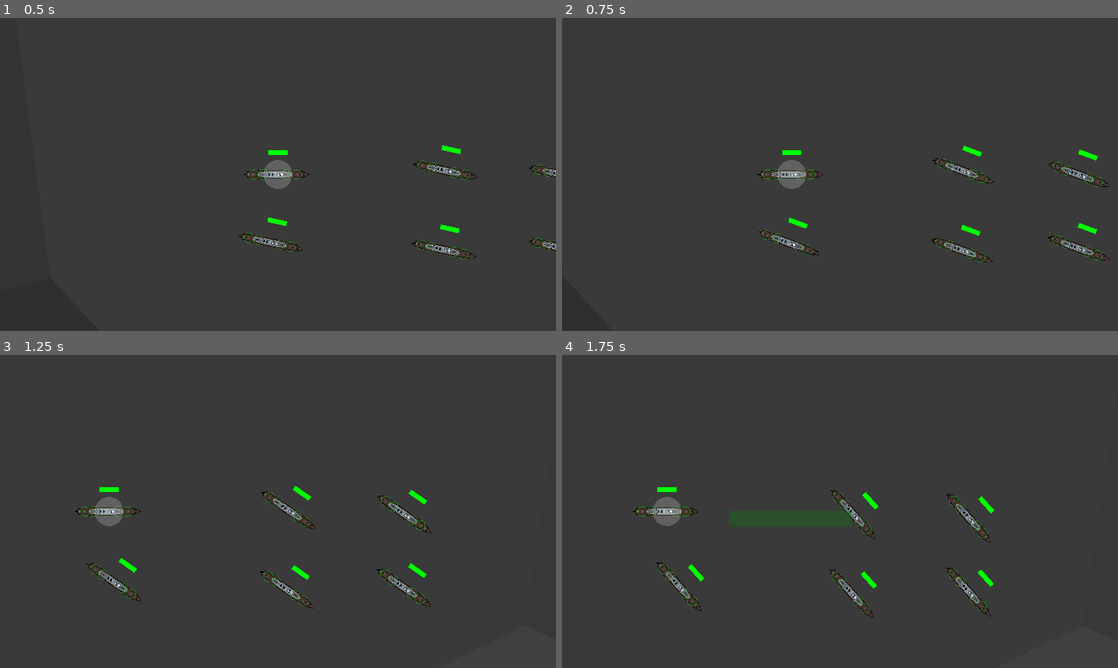
Above: before the commit, frames 1-4 (two rows, left to right).
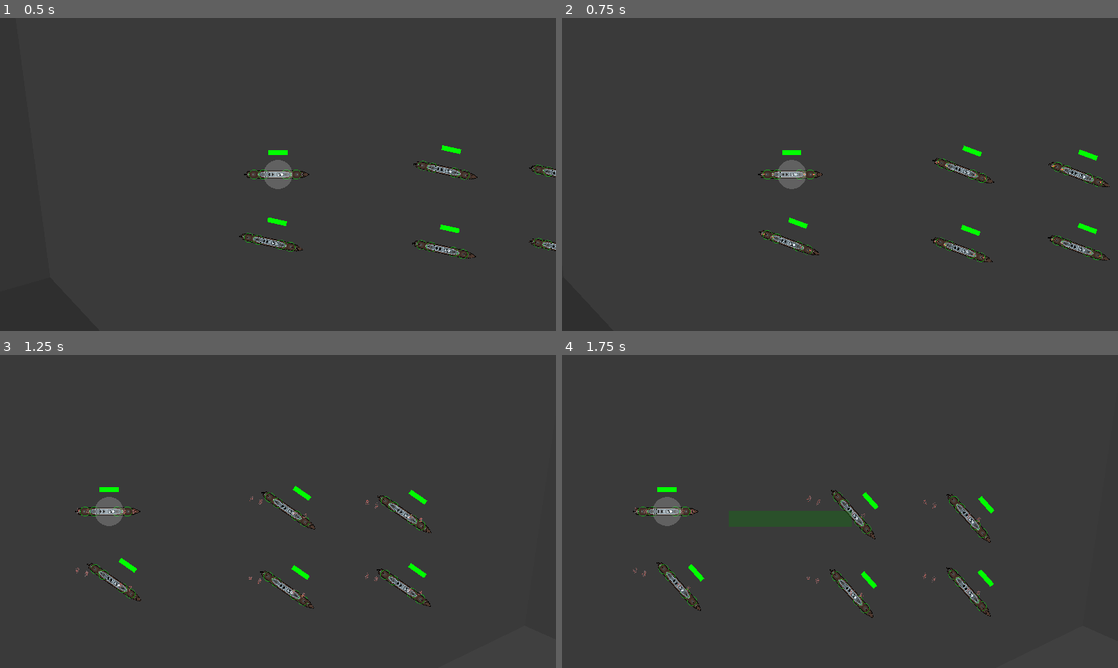
Above: after the commit, the same moments.

Repository: ObfuscatedOwl/bote-game
Game: Godot game, scene res://scenes/testScene.tscn
Two runs of this game, one before a commit and one after it. Both use one fixed random seed, a clock stepped at 60 frames per second and the inputs below.
Inputs (mouse positions are in pixels of both pictures, inside the frame that each line leads up to):
- Up to frame 1 (0.5 s): no input
- Up to frame 2 (0.75 s): tap Enter (runRotor) at 0.5 s; move the mouse to (962, 158) at 0.52 s; hold Right (ui_right) from 0.53 s (still down); tap A (A) at 0.6 s; click (962, 158) at 0.67 s
- Up to frame 3 (1.25 s): keep holding Right (ui_right); tap D (D) at 0.8 s
- Up to frame 4 (1.75 s): release Right (ui_right) at 1.25 s; drag from (728, 527) to (851, 511) at 1.27 s

Frame 1 is identical in both runs. In frame 2, less than 0.1% of the frame differs, in the area x 35-98%, y 45-77%; in frame 3, 0.1%; in frame 4, 0.1%, in the area x 12-76%, y 44-78%.

Commit message:
Targeting Revamp Complete
Should now work completely - yay! Will now push to main (if still unstable, will continue to edit on this branch)

Diff:
--- a/bote game/scenes/bote.tscn
+++ b/bote game/scenes/bote.tscn
@@ -1,7 +1,7 @@
 [gd_scene load_steps=6 format=3 uid="uid://82s0k7lpx1un"]
 
 [ext_resource type="Script" path="res://scripts/boteController.gd" id="1_jvag8"]
-[ext_resource type="Texture2D" uid="uid://bwwglaykga4y3" path="res://sprites/botes/rudder.png" id="3_jhuji"]
+[ext_resource type="Texture2D" uid="uid://bwwglaykga4y3" path="res://sprites/botes/Rudder.png" id="3_jhuji"]
 [ext_resource type="Texture2D" uid="uid://63k7u6yw04cs" path="res://sprites/botes/Destroyer.png" id="3_kr6kh"]
 [ext_resource type="Script" path="res://scripts/boteHealth.gd" id="3_lgynd"]
 [ext_resource type="PackedScene" uid="uid://dhrvsxswyqo8t" path="res://scenes/turret.tscn" id="5_7duhv"]
--- a/bote game/scenes/bullet.tscn
+++ b/bote game/scenes/bullet.tscn
@@ -1,7 +1,7 @@
 [gd_scene load_steps=3 format=3 uid="uid://dpe3cg4ymnbca"]
 
 [ext_resource type="Script" path="res://scripts/turret/bullet.gd" id="1_dk7nn"]
-[ext_resource type="Texture2D" uid="uid://bwwglaykga4y3" path="res://sprites/botes/rudder.png" id="2_h4r7j"]
+[ext_resource type="Texture2D" uid="uid://bwwglaykga4y3" path="res://sprites/botes/Rudder.png" id="2_h4r7j"]
 
 [node name="bullet" type="Node2D"]
 script = ExtResource("1_dk7nn")
--- a/bote game/scenes/terrain.tscn
+++ b/bote game/scenes/terrain.tscn
@@ -1,7 +1,7 @@
 [gd_scene load_steps=9 format=3 uid="uid://dabl0ajxiu4on"]
 
 [ext_resource type="Script" path="res://scripts/terrain/terrain.gd" id="1_fgbry"]
-[ext_resource type="Texture2D" uid="uid://bcxhwp28s8u4g" path="res://sprites/Tilemap/Sand.png" id="2_bia0i"]
+[ext_resource type="Texture2D" uid="uid://bcxhwp28s8u4g" path="res://sprites/tilemap/Sand.png" id="2_bia0i"]
 [ext_resource type="Script" path="res://scripts/terrain/customAutoTile.gd" id="3_y6yyw"]
 
 [sub_resource type="Gradient" id="Gradient_eypxo"]
--- a/bote game/scripts/turret/turret.gd
+++ b/bote game/scripts/turret/turret.gd
@@ -11,6 +11,7 @@
 const adjustmentIterations = 10
 
 var targeting = false
+var targetInRange = true
 var target: Node2D
 
 var relTargetVel: Vector2
@@ -33,13 +34,18 @@
 func _process(delta):
 	if targeting:
 		adjustedTarget = adjustAim()
+		goalRotation = adjustedTarget.angle()
+		goalElevation = findElevation(adjustedTarget.length())
+
+		targetInRange = true
 		relTargetVel = target.velocity
 
-	goalElevation = findElevation(adjustedTarget.length()) if adjustedTarget else null
-	if goalElevation:
-		goalRotation = adjustedTarget.angle()
 	else:
+		goalElevation = startElevation
 		goalRotation = startRotation
+
+	if (goalElevation == null):
+		targetInRange = false
 		goalElevation = startElevation
 
 	# Clamps rotation speed against maxDTurn & rotation against maxRotation
@@ -54,23 +60,25 @@
 
 	if (reloading < reloadFull):
 		reloading += delta
-	elif (rotation == goalRotation and currentElevation == goalElevation and adjustedTarget != null):
+	elif (rotation == goalRotation and currentElevation == goalElevation and targetInRange):
 		reloading = 0
 		fire()
 
 func adjustAim():
 	relTargetPos = target.position - position
+
 	var movedTarget = relTargetPos
+	var adjustedTimeToStrike = null
 
+	targetInRange = true
 	for adjustment in range(adjustmentIterations):
-		var adjustedTimeToStrike = timeToStrike(movedTarget.length())
+		adjustedTimeToStrike = timeToStrike(movedTarget.length())
 		if (adjustedTimeToStrike != null):
 			movedTarget = relTargetPos + relTargetVel * timeToStrike(movedTarget.length())
 		else:
-			movedTarget = null
 			break
 
-	return movedTarget if (movedTarget != null) else relTargetPos
+	return movedTarget if targetInRange else relTargetPos
 
 func timeToStrike(range):
 	var requiredElevation = findElevation(range)
Not shown, changed: bote game/sprites/Tilemap/Grass.png.import
Not shown, changed: bote game/sprites/Tilemap/Sand.png.import
Not shown, changed: bote game/sprites/botes/rudder.png.import
